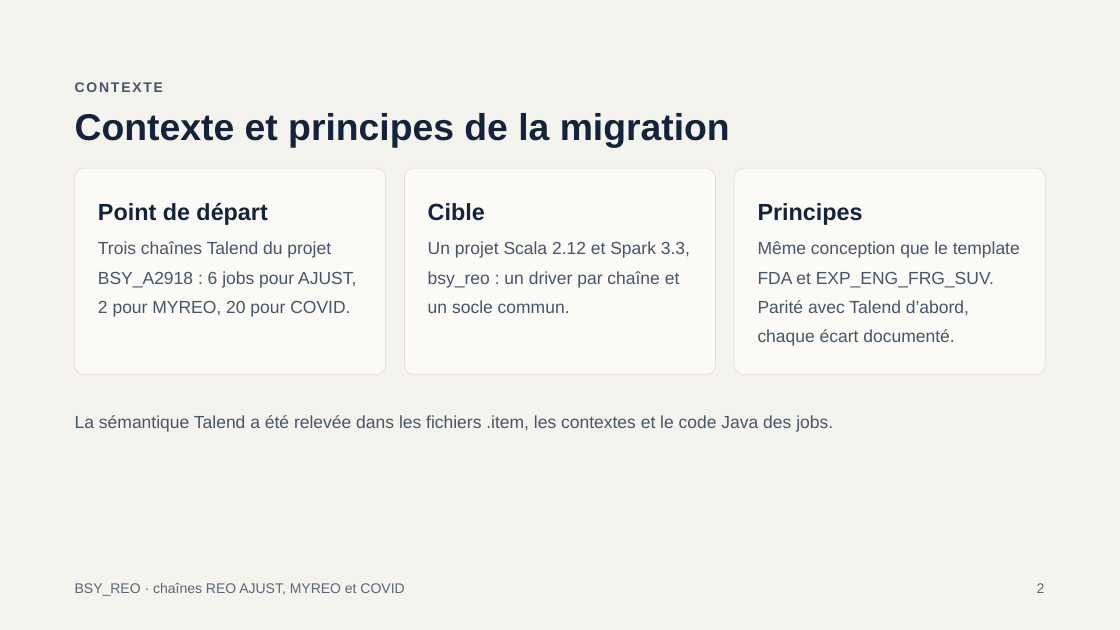
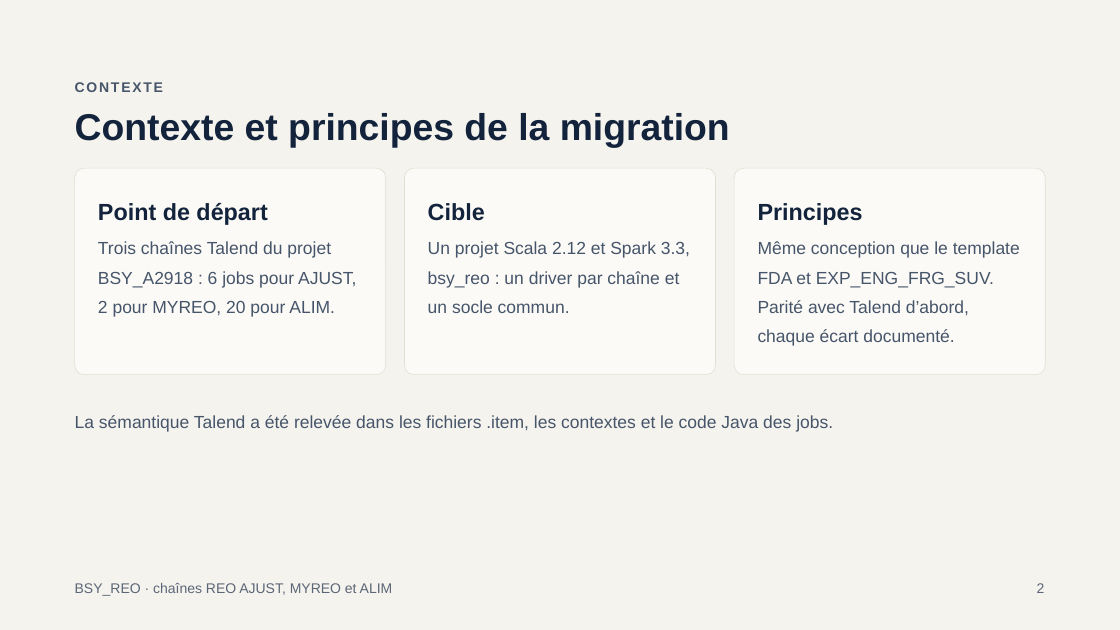
Before and after one commit to mlamouchi001/REO_SCALA, a slide deck: slide 2 of docs/Presentation_BSY_REO.pptx. Drawn at 1120x630 pixels with LibreOffice and Linux fonts; fonts in the diff are those of the drawing. Boxes give left, top, right and bottom in pixels: in the first picture for what was removed or moved away, otherwise in the second. Text is boxed around its words. In the diff, an @@ line names an element or a change of style, - is before the commit and + after.

Commit message:
Suppression du mot Covid : chaine renommee ALIM dans le code, les fichiers et la documentation
- classes, fichiers et tests : Covid -> Alim (AlimReoRunner, FetchSourceAlimReo, MainMapperAlim*, ViewsAlimReo...)
- bin/run_reo.sh : chaine alim (au lieu de covid)
- conf/reo_alim.conf : cles ALIM_RUBRIQUE, ALIM_DIM_SUPERVISION, ALIM_DIM_CONVERSION
- docs : ANALYSE_TALEND_ALIM_REO.md, presentation regeneree

```diff
--- a/docs/Presentation_BSY_REO.pptx
+++ b/docs/Presentation_BSY_REO.pptx
@@ text at bbox=[98, 241, 356, 317]: text changed @@
-Trois chaînes Talend du projet BSY_A2918 : 6 jobs pour AJUST, 2 pour MYREO, 20 pour COVID.
+Trois chaînes Talend du projet BSY_A2918 : 6 jobs pour AJUST, 2 pour MYREO, 20 pour ALIM.
@@ text at bbox=[75, 583, 393, 596]: text changed @@
-BSY_REO · chaînes REO AJUST, MYREO et COVID
+BSY_REO · chaînes REO AJUST, MYREO et ALIM
```
Also in this commit, not shown: 23 other slides changed, 40 other files.
